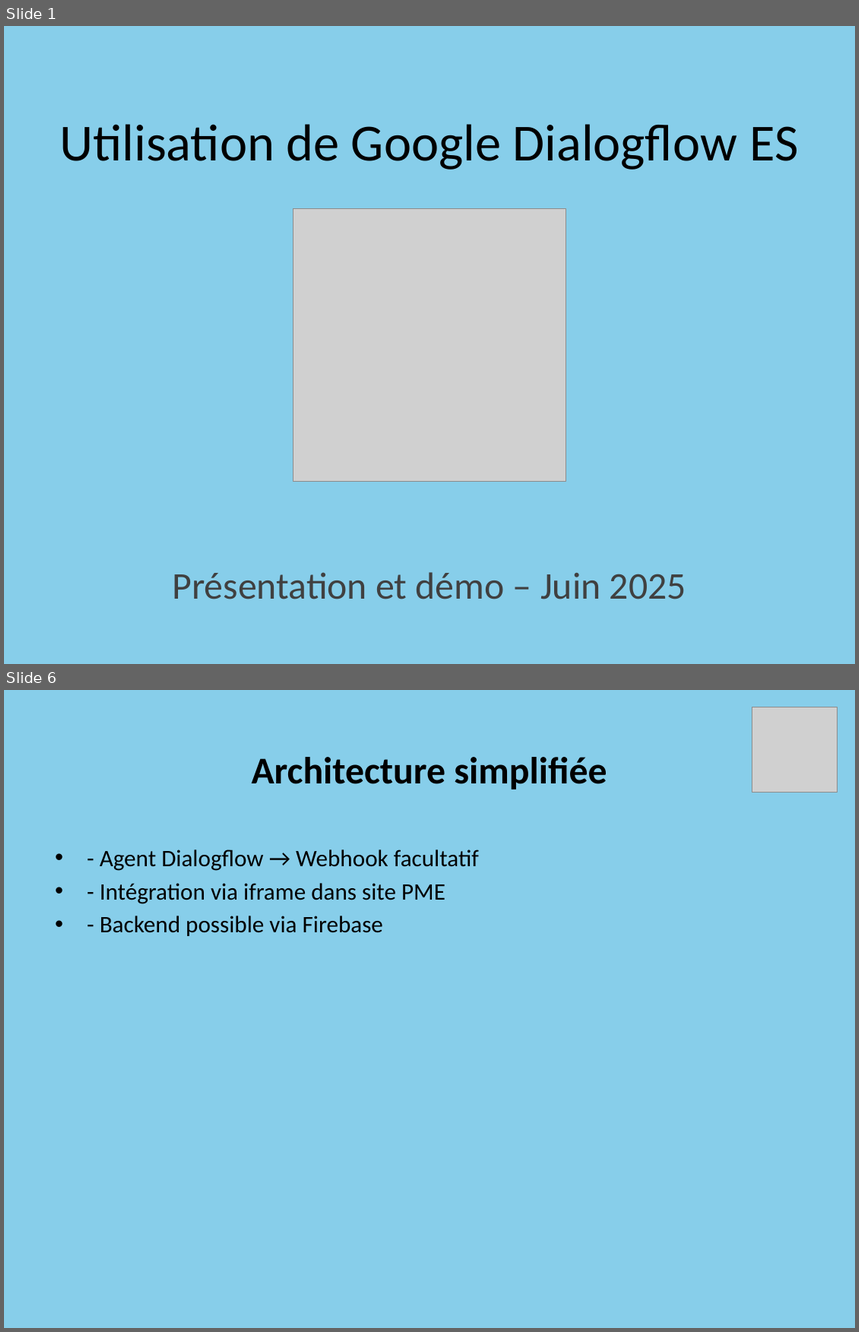
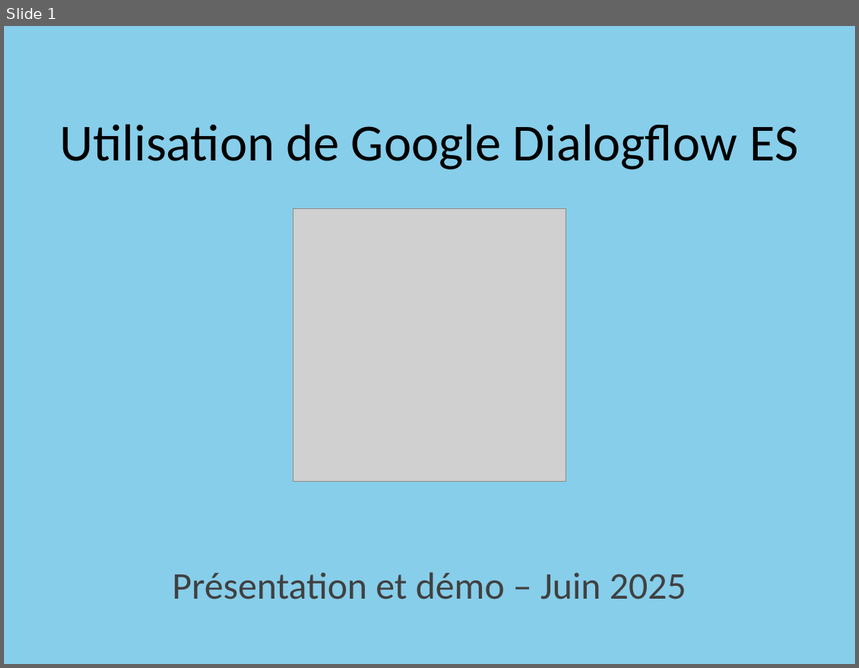
Before and after one commit to Projet-CLD/Google_Dialogflow, a slide deck: Dialogflow_Presentation.pptx. Shown one above the other, each under a label of ours: slides 1 and 6 before the commit, slide 1 after it; the slides between them are not shown. The pictures are 859x1332 and 859x668 pixels, drawn with LibreOffice and Linux fonts; fonts in the diff are those of the drawing; grey boxes stand for pictures. Boxes give left, top, right and bottom in pixels: in the first picture for what was removed or moved away, otherwise in the second. Text is boxed around its words. In the diff, an @@ line names an element or a change of style, - is before the commit and + after.

```diff
--- a/Dialogflow_Presentation.pptx
+++ b/Dialogflow_Presentation.pptx
@@ slide 6 removed at (x1=4, y1=690, x2=855, y2=1328), background #87CEEA @@
@@ picture removed at (x1=752, y1=707, x2=837, y2=792) @@
@@ title removed at (x1=252, y1=757, x2=607, y2=790) @@
-Architecture simplifiée
@@ text removed at (x1=100, y1=850, x2=479, y2=936) @@
-• - Agent Dialogflow → Webhook facultatif
-• - Intégration via iframe dans site PME
-• - Backend possible via Firebase
```
Also in this commit, not shown: 7 slides changed, 5 slides added, 1 other slide removed.
